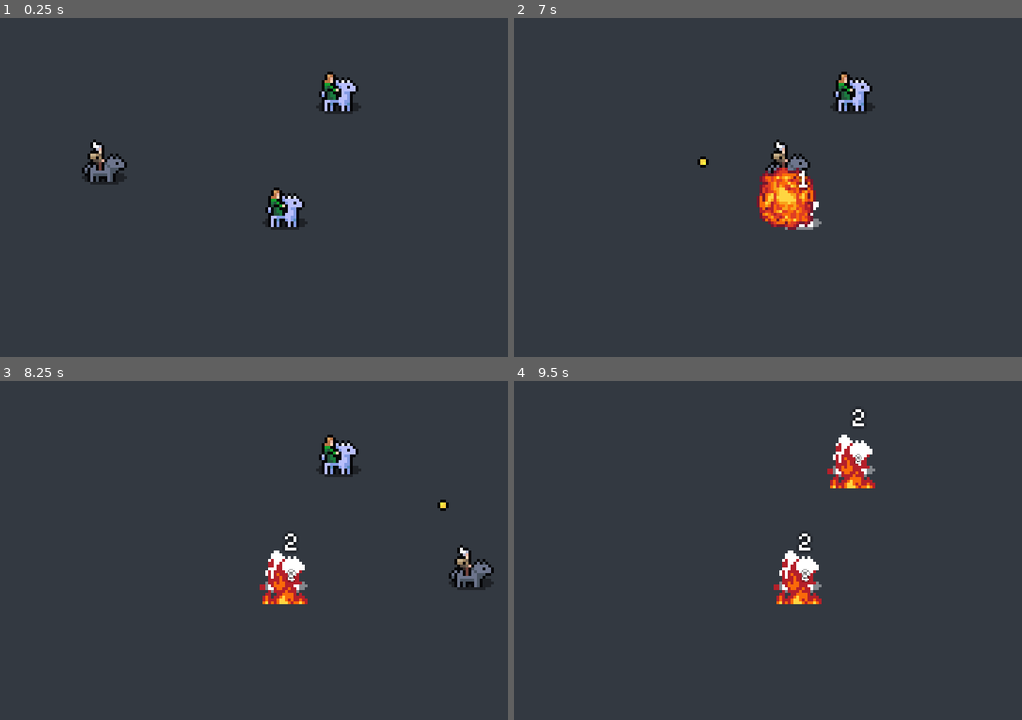
Above: before the commit, frames 1-4 (two rows, left to right).
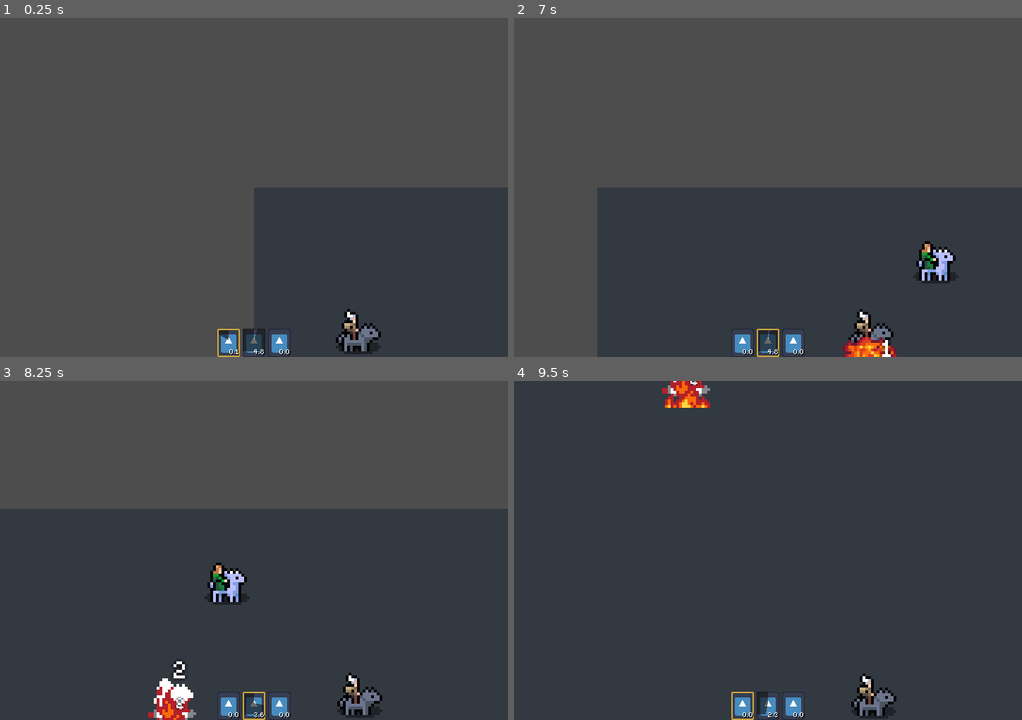
Above: after the commit, the same moments.

Repository: Snayff/not_quite_paradise4
Game: Godot game, scene res://world.tscn
Two runs of this game, one before a commit and one after it. Both use one fixed random seed, a clock stepped at 60 frames per second and the inputs below. The engine's default icon, where the game draws it, is replaced by a stand-in: a white triangle on a blue panel in a dark square.
Inputs (mouse positions are in pixels of both pictures, inside the frame that each line leads up to):
- Up to frame 1 (0.25 s): no input
- Up to frame 2 (7 s): click (742, 343) at 0.5 s, where only the run after the commit has a clickable "0.0"; click (768, 343) at 1.25 s, where only the run after the commit has a clickable "3.8"; click (768, 343) at 2 s, where only the run after the commit has a clickable "3.0"; click (768, 343) at 2.75 s, where only the run after the commit has a clickable "2.3"; click (768, 343) at 3.5 s, where only the run after the commit has a clickable "1.5"; click (768, 343) at 4.25 s, where only the run after the commit has a clickable "0.8"; click (768, 343) at 5 s, where only the run after the commit has a clickable "0.0"; click (793, 343) at 5.75 s, where only the run after the commit has a clickable "0.0"; tap Enter at 6.5 s; hold D (move_right) from 6.53 s (still down); hold Tab (next_active) from 6.53 s (still down); tap Space (use_active) at 6.8 s
- Up to frame 3 (8.25 s): release D (move_right) at 7.25 s; release Tab (next_active) at 7.25 s; click (254, 706) at 7.25 s, where only the run after the commit has a clickable "4.6"; hold S (move_down) from 8.03 s (still down); tap Space (use_active) at 8.1 s
- Up to frame 4 (9.5 s): tap Tab (next_active) at 8.3 s; release S (move_down) at 8.75 s; click (768, 706) at 8.75 s, where only the run after the commit has a clickable "3.1"

The runs differ from the first frame. In frame 1, 76% of the frame differs, in the area x 0-100%, y 0-100%; in frame 2, 62%; in frame 3, 42%; in frame 4, 4.2%.

Commit message:
added skill bar for player

Diff:
--- a/project.godot
+++ b/project.godot
@@ -18,7 +18,6 @@
 [autoload]
 
 Constants="*res://scripts/singletons/constants.gd"
-Signal_Debugger="*res://addons/SignalVisualizer/Debugger/SignalDebugger.gd"
 Utility="*res://scripts/singletons/utility.gd"
 
 [display]
--- a/scenes/abcs/combat_active.gd
+++ b/scenes/abcs/combat_active.gd
@@ -49,7 +49,16 @@
 var _actor: CombatActor  ## who owns this active
 var _allegiance: Allegiance  ## creator's allegiance component
 var _projectile_position: Marker2D  ##  projectile spawn location. Must have to be able to use `projectile` delivery method.
-
+var time_until_ready: float:
+	set(value):
+		push_error("CombatActive: Can't set time_until_ready directly.")
+	get():
+		return _cooldown_timer.time_left
+var percent_ready: float:
+	set(value):
+		push_error("CombatActive: Can't set percent_ready directly.")
+	get():
+		return _cooldown_timer.time_left / _cooldown_timer.wait_time
 #endregion
 
 
--- a/scenes/abcs/combat_actor.gd
+++ b/scenes/abcs/combat_actor.gd
@@ -20,7 +20,7 @@
 @onready var _physics_movement: PhysicsMovementComponent = %PhysicsMovement
 @onready var boons_banes: BoonsBanesContainerComponent = %BoonsBanesContainer
 @onready var _supply_container: SupplyContainerComponent = %SupplyContainer
-@onready var _combat_active_container: CombatActiveContainerComponent = %CombatActiveContainer
+@onready var combat_active_container: CombatActiveContainerComponent = %CombatActiveContainer
 
 #endregion
 
@@ -65,8 +65,8 @@
 
 	_death_trigger.died.connect(func(): died.emit())
 
-	_combat_active_container.has_ready_active.connect(func(): _num_ready_actives += 1)
-	_combat_active_container.new_active_selected.connect(func(): _target = _combat_active_container.selected_active.target_actor)
+	combat_active_container.has_ready_active.connect(func(): _num_ready_actives += 1)  # support knowing when to auto cast
+	combat_active_container.new_active_selected.connect(func(active): _target = active.target_actor) # update target to match that of selected active
 
 func _process(delta: float) -> void:
 	_global_cast_cd_counter -= delta
@@ -79,7 +79,7 @@
 	if not _is_player:
 		if _num_ready_actives > 0:
 			if _global_cast_cd_counter <= 0:
-				if _combat_active_container.cast_random_ready_active():
+				if combat_active_container.cast_random_ready_active():
 					_num_ready_actives -= 1
 					_global_cast_cd_counter = _global_cast_cd
 
--- a/scenes/combat_actives/fireblast.tscn
+++ b/scenes/combat_actives/fireblast.tscn
@@ -12,6 +12,9 @@
 _delivery_method = 1
 _travel_range = 500
 
+[node name="CooldownTimer" parent="." index="0"]
+wait_time = 5.0
+
 [node name="ProjectileSpawner" parent="." index="1"]
 scene = ExtResource("2_wxakp")
 
--- /dev/null
+++ b/scenes/ui/action_bar.gd
@@ -0,0 +1,70 @@
+## class desc
+#@icon("")
+class_name ActionBar
+extends HBoxContainer
+
+
+#region SIGNALS
+
+#endregion
+
+
+#region ON READY (for direct children only)
+
+#endregion
+
+
+#region EXPORTS
+@export_group("Component Links")
+@export var _root: CombatActor
+# @export_group("Details")
+#endregion
+
+
+#region VARS
+var _buttons: Array[CombatActiveButton] = []
+var _currently_selected_index: int = 0
+#endregion
+
+
+#region FUNCS
+func _ready() -> void:
+	_root.ready.connect(_post_ready)
+
+func _post_ready() -> void:
+	_load_buttons()
+	_assign_actives_to_buttons()
+
+	_root.combat_active_container.new_active_selected.connect(_select_new_button)
+
+## load appropriate child buttons. selects first in array.
+func _load_buttons() -> void:
+	for child in get_children():
+		if child is CombatActiveButton:
+			_buttons.append(child)
+			child.unselect()  # make sure unselect proces followed, so all at start state
+
+	_buttons[_currently_selected_index].select()
+
+## link actives to buttons
+func _assign_actives_to_buttons() -> void:
+	var actives = _root.combat_active_container.get_all_actives()
+	var i = 0
+	for button in _buttons:
+		button.combat_active = actives[i]
+		i += 1
+		if i >= actives.size():
+			break
+
+## select a new button. active given must be the one linked to the button
+func _select_new_button(active: CombatActive) -> void:
+	_buttons[_currently_selected_index].unselect()
+
+	for i in _buttons.size():
+		if _buttons[i].combat_active == active:
+			_buttons[i].select()
+			_currently_selected_index = i
+
+
+
+#endregion
--- /dev/null
+++ b/scenes/ui/action_bar.tscn
@@ -0,0 +1,26 @@
+[gd_scene load_steps=3 format=3 uid="uid://dakrcm4hmx6jt"]
+
+[ext_resource type="Script" path="res://scenes/ui/action_bar.gd" id="1_jn6fm"]
+[ext_resource type="PackedScene" uid="uid://dgw4fqh6afdsu" path="res://scenes/ui/combat_active_button.tscn" id="2_5v3ir"]
+
+[node name="ActionBar" type="HBoxContainer"]
+anchors_preset = 7
+anchor_left = 0.5
+anchor_top = 1.0
+anchor_right = 0.5
+anchor_bottom = 1.0
+offset_left = -52.0
+offset_top = -40.0
+offset_right = 52.0
+grow_horizontal = 2
+grow_vertical = 0
+script = ExtResource("1_jn6fm")
+
+[node name="ActiveSkillButton" parent="." instance=ExtResource("2_5v3ir")]
+layout_mode = 2
+
+[node name="ActiveSkillButton2" parent="." instance=ExtResource("2_5v3ir")]
+layout_mode = 2
+
+[node name="ActiveSkillButton3" parent="." instance=ExtResource("2_5v3ir")]
+layout_mode = 2
--- /dev/null
+++ b/scenes/ui/combat_active_button.gd
@@ -0,0 +1,52 @@
+## class desc
+#@icon("")
+class_name CombatActiveButton
+extends TextureButton
+
+
+#region SIGNALS
+
+#endregion
+
+
+#region ON READY (for direct children only)
+@onready var _time_label: Label = $TimeLabel
+@onready var _cooldown_progress_bar1: TextureProgressBar = $CooldownProgressBar
+@onready var _selected_border: PanelContainer = $SelectedBorder
+#endregion
+
+
+#region EXPORTS
+# @export_group("Component Links")
+# @export var
+#
+# @export_group("Details")
+#endregion
+
+
+#region VARS
+var combat_active: CombatActive
+#endregion
+
+
+#region FUNCS
+func _ready() -> void:
+	pass
+
+func _process(delta: float) -> void:
+	if combat_active is CombatActive:
+		_time_label.text = "%3.1f" % combat_active.time_until_ready
+		_cooldown_progress_bar1.value = 100 * combat_active.percent_ready  # countdown from 100, so goes from filled to empty
+
+
+func select() -> void:
+	_selected_border.visible = true
+
+func unselect() -> void:
+	_selected_border.visible = false
+
+
+
+
+
+#endregion
--- /dev/null
+++ b/scenes/ui/combat_active_button.tscn
@@ -0,0 +1,73 @@
+[gd_scene load_steps=6 format=3 uid="uid://dgw4fqh6afdsu"]
+
+[ext_resource type="Texture2D" uid="uid://qsvexj3lju74" path="res://icon.svg" id="1_nagn8"]
+[ext_resource type="Texture2D" uid="uid://cnu2udq2ovl2j" path="res://assets/utility/white_square.png" id="2_of3q4"]
+[ext_resource type="Script" path="res://scenes/ui/combat_active_button.gd" id="2_vq21v"]
+[ext_resource type="FontFile" uid="uid://xfatb788yq6e" path="res://assets/fonts/SinsGold.ttf" id="4_6l67w"]
+
+[sub_resource type="StyleBoxFlat" id="StyleBoxFlat_n7t1s"]
+bg_color = Color(0.975206, 0.82802, 0.0450746, 0)
+border_width_left = 2
+border_width_top = 2
+border_width_right = 2
+border_width_bottom = 2
+border_color = Color(0.80549, 0.650106, 0.249123, 1)
+corner_radius_top_left = 1
+corner_radius_top_right = 1
+corner_radius_bottom_right = 1
+corner_radius_bottom_left = 1
+
+[node name="CombatActiveButton" type="TextureButton"]
+clip_contents = true
+custom_minimum_size = Vector2(32, 32)
+offset_right = 32.0
+offset_bottom = 32.0
+button_mask = 0
+texture_normal = ExtResource("1_nagn8")
+ignore_texture_size = true
+stretch_mode = 0
+script = ExtResource("2_vq21v")
+
+[node name="CooldownProgressBar" type="TextureProgressBar" parent="."]
+layout_mode = 1
+offset_right = 32.0
+offset_bottom = 32.0
+step = 0.01
+fill_mode = 5
+texture_progress = ExtResource("2_of3q4")
+tint_progress = Color(0.0858917, 0.0762731, 0.0762731, 0.623529)
+
+[node name="SelectedBorder" type="PanelContainer" parent="."]
+layout_mode = 1
+anchors_preset = 15
+anchor_right = 1.0
+anchor_bottom = 1.0
+grow_horizontal = 2
+grow_vertical = 2
+theme_override_styles/panel = SubResource("StyleBoxFlat_n7t1s")
+
+[node name="TimeLabel" type="Label" parent="."]
+layout_mode = 1
+anchors_preset = 3
+anchor_left = 1.0
+anchor_top = 1.0
+anchor_right = 1.0
+anchor_bottom = 1.0
+offset_left = -31.0
+offset_top = -23.0
+offset_right = -1.0
+offset_bottom = -1.0
+grow_horizontal = 0
+grow_vertical = 0
+theme_override_colors/font_shadow_color = Color(0, 0, 0, 1)
+theme_override_fonts/font = ExtResource("4_6l67w")
+theme_override_font_sizes/font_size = 20
+text = "0.0"
+horizontal_alignment = 2
+vertical_alignment = 2
+
+[node name="Panel" type="Panel" parent="."]
+show_behind_parent = true
+layout_mode = 0
+offset_right = 32.0
+offset_bottom = 32.0
--- a/scripts/components/functionals/combat_active_container.gd
+++ b/scripts/components/functionals/combat_active_container.gd
@@ -8,7 +8,7 @@
 
 #region SIGNALS
 signal has_ready_active
-signal new_active_selected
+signal new_active_selected(active: CombatActive)
 #endregion
 
 
@@ -57,10 +57,11 @@
 	_connect_to_actives_signals()
 
 func _process(delta: float) -> void:
-	var next_active: bool = Input.is_action_pressed(&"next_active")
+	var next_active: bool = Input.is_action_just_pressed(&"next_active")
 	if next_active and not _actives.is_empty():
 		_selection_index = (_selection_index + 1) % _actives.size()  # wrap around
-	var cast_active: bool = Input.is_action_pressed(&"use_active")
+		new_active_selected.emit(selected_active)
+	var cast_active: bool = Input.is_action_just_pressed(&"use_active")
 	if cast_active and selected_active != null:
 		cast_ready_active(selected_active.name)
 
@@ -90,6 +91,10 @@
 
 	return null
 
+## get all actives
+func get_all_actives() -> Array[CombatActive]:
+	return _actives
+
 ## picks a random, ready active and casts it, if there is a target. If no target, nothing happens. returns true if successfully cast.
 func cast_random_ready_active() -> bool:
 	if _ready_actives.size() > 0:
--- a/world.tscn
+++ b/world.tscn
@@ -1,7 +1,8 @@
-[gd_scene load_steps=7 format=4 uid="uid://rf7q3r0jhupi"]
+[gd_scene load_steps=8 format=4 uid="uid://rf7q3r0jhupi"]
 
 [ext_resource type="Script" path="res://world.gd" id="1_e5ypc"]
 [ext_resource type="Texture2D" uid="uid://csx5xkiiijtyh" path="res://assets/tiles/lava_caves/LB-Lava-Lake-Main.png" id="1_ml8d5"]
+[ext_resource type="PackedScene" uid="uid://dakrcm4hmx6jt" path="res://scenes/ui/action_bar.tscn" id="4_gaq2h"]
 [ext_resource type="PackedScene" uid="uid://cta4xur1b7ano" path="res://scenes/combat_actors/wolf_rider.tscn" id="5_gequ5"]
 [ext_resource type="PackedScene" uid="uid://bkqc7x4yp0pn2" path="res://scenes/combat_actors/horsey_rider.tscn" id="6_d7rtk"]
 
@@ -69,6 +70,15 @@
 _linear_damp = 3.0
 _mass = 5.0
 
+[node name="CanvasLayer" type="CanvasLayer" parent="WolfRider"]
+
+[node name="ActionBar" parent="WolfRider/CanvasLayer" node_paths=PackedStringArray("_root") instance=ExtResource("4_gaq2h")]
+_root = NodePath("../..")
+
+[node name="Camera2D" type="Camera2D" parent="WolfRider"]
+position = Vector2(-37, -51)
+zoom = Vector2(4, 4)
+
 [node name="HorseyRider" parent="." instance=ExtResource("6_d7rtk")]
 position = Vector2(120, 26)
 collision_layer = 1
@@ -90,7 +100,3 @@
 contact_monitor = false
 max_contacts_reported = 0
 linear_damp = 999999.0
-
-[node name="Camera2D" type="Camera2D" parent="."]
-anchor_mode = 0
-zoom = Vector2(4, 4)
Binary file added: assets/utility/white_square.png
Not shown, added: assets/utility/white_square.png.import
Not shown: 3 places in scenes/abcs/combat_actor.tscn that only renumber resources
Not shown: 2 places in scenes/combat_actors/wolf_rider.tscn that only renumber resources
Not shown, changed: todo.txt
